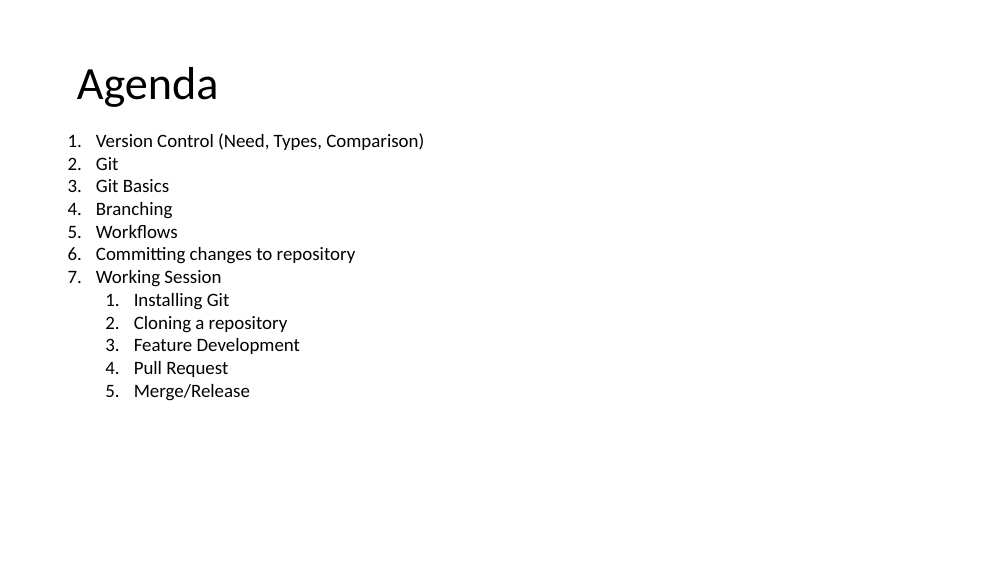
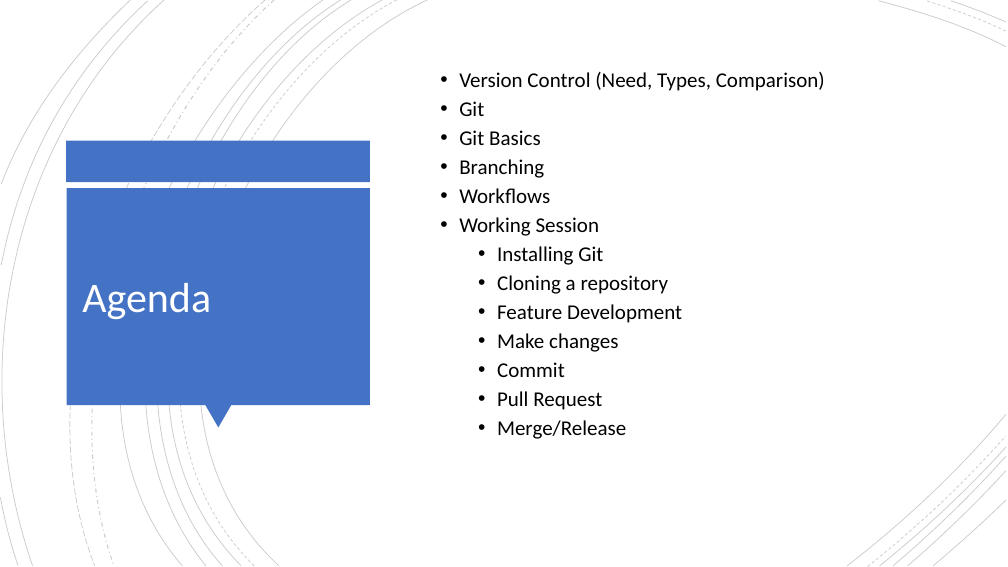
Before and after one commit to niravsh/ptg-gitsession-2017, a slide deck: slide 2 of PennTechnoGrads.pptx. Drawn at 1008x567 pixels with LibreOffice and Linux fonts; fonts in the diff are those of the drawing. Boxes give left, top, right and bottom in pixels: in the first picture for what was removed or moved away, otherwise in the second. Text is boxed around its words. In the diff, an @@ line names an element or a change of style, - is before the commit and + after.

```diff
--- a/PennTechnoGrads.pptx
+++ b/PennTechnoGrads.pptx
@@ group added at [0,0,1006,567]: 21 freeform shapes @@
@@ text "Version Control (Need, Types, Comparison)": place and size @@
-text "Version Control (Need, Types, Comparison)" at [96,133,424,401]
+text "Version Control (Need, Types, Comparison)" at [459,72,825,439]
@@ text "Version Control (Need, Types, Comparison)" at [459,72,825,439]: vertical alignment top to middle @@
@@ text at [459,72,825,439]: size 18 to 20 pt; bullet 1. to •; line spacing 1 to 0.9; more space between paragraphs @@
@@ rectangle added at [67,141,371,182], fill #4472C4 @@
@@ rectangle added at [67,188,370,405], fill #4472C4 @@
@@ title "Agenda": place and size @@
-title "Agenda" at [77,67,219,107]
+title "Agenda" at [82,283,211,319]
@@ title "Agenda" at [82,283,211,319]: size 44 to 40 pt, text colour #000000 to #FFFFFF @@
@@ text at [96,247,356,264]: paragraph removed @@
-6. Committing changes to repository
@@ text at [497,333,618,377]: paragraphs added @@
+  • Make changes
+  • Commit
@@ triangle added at [205,405,231,428], fill #4472C4 @@
```
Also in this commit, not shown: 5 other slides changed, 9 slides added, 1 slide removed.
